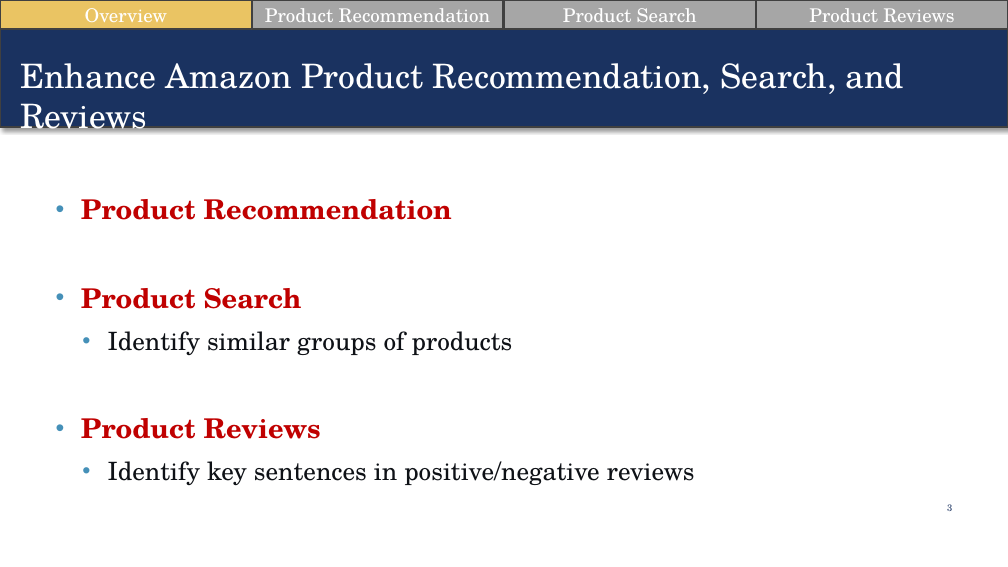
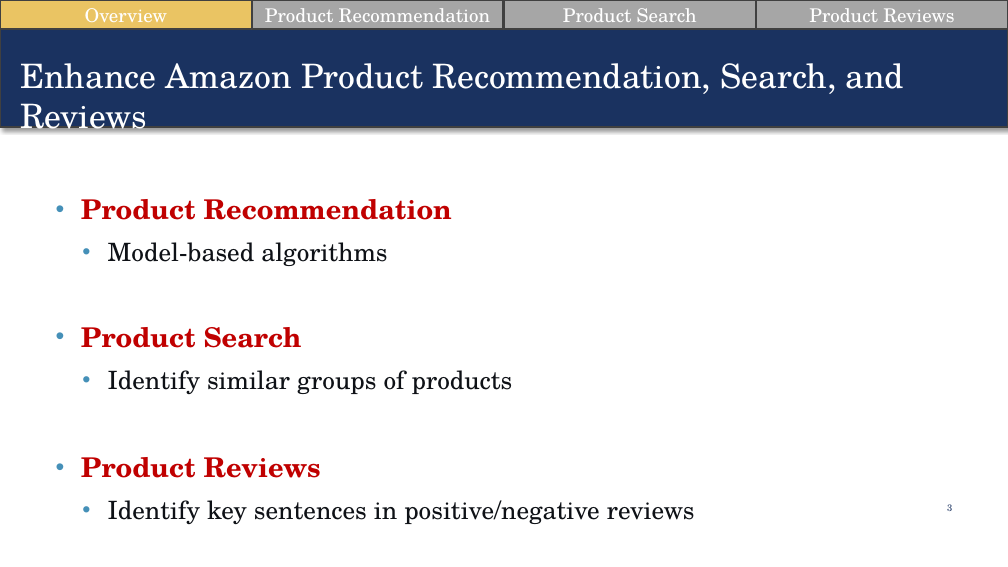
Before and after one commit to suesuyeonlim/final_project, a slide deck: slide 3 of Presentation.pptx. Drawn at 1008x567 pixels with LibreOffice and Linux fonts; fonts in the diff are those of the drawing. Boxes give left, top, right and bottom in pixels: in the first picture for what was removed or moved away, otherwise in the second. Text is boxed around its words. In the diff, an @@ line names an element or a change of style, - is before the commit and + after.

```diff
--- a/Presentation.pptx
+++ b/Presentation.pptx
@@ text at bbox=[108, 242, 387, 266]: paragraph added @@
+  • Model-based algorithms
```
Also in this commit, not shown: 9 other slides changed, 3 slides added.
